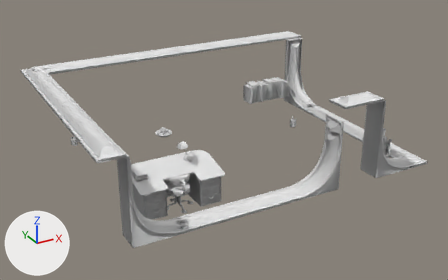
What one commit did to the glTF model www/models/iso_scenes/37.glb.
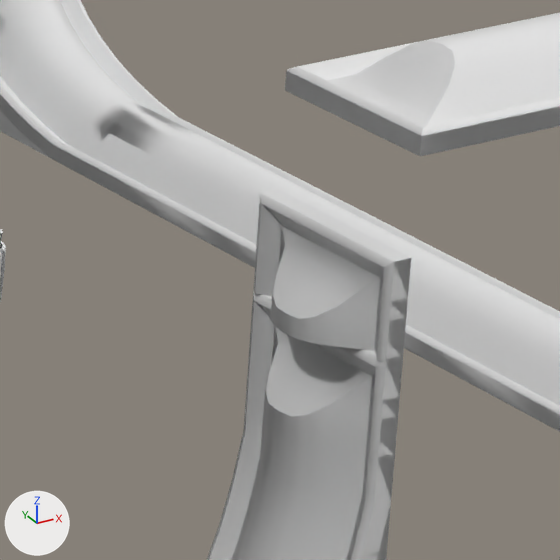
There are two pictures of each version: one whole from a 50 mm lens placed at (-5.04, -27.57, 13.63), pointed at (7.43, -4.89, 2.29), one close up on the part from 66% to 81% of the width and 33% to 56% of the height. Lighting does not change. The marker at lower left points along +X, +Y and +Z. Materials are left out; every surface is plain grey. Where no turn or scale is listed for an object, it has been applied to the vertices. Vertices at the same position are counted once.

The first close-up shows 'colored'.
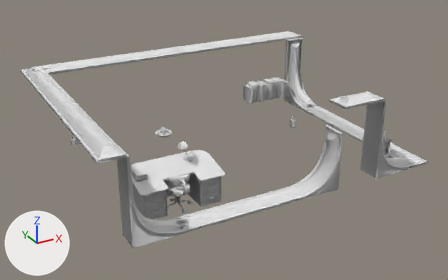
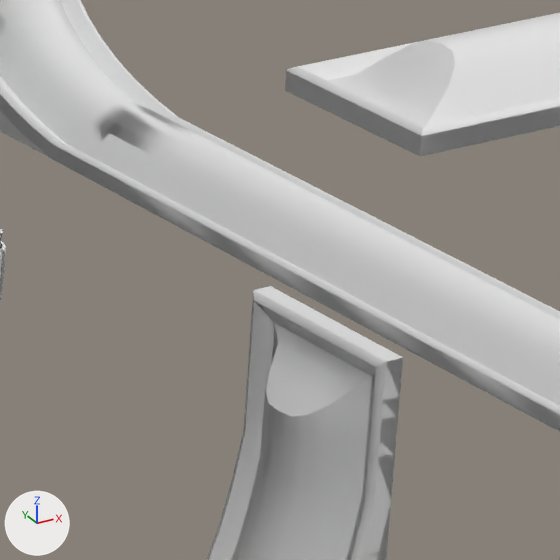
Edits to the scene script, one JSON object a line:
```json
{"block": "me_mesh_0", "where": "# used by ob_colored; location = (0.0, 0.0, 0.0)"}
{"op": "remove", "block": "me_mesh_0", "code": "me_mesh_0.from_pydata(...)  # 27007 vertices, 55117 faces; spans x 0.0..15.0, y -10.0..1.0, z 1.0..5.3"}
{"op": "add", "block": "me_mesh_0", "code": "me_mesh_0.from_pydata(...)  # 26871 vertices, 54839 faces; spans x 0.0..15.0, y -10.0..1.0, z 1.0..5.3"}
{"block": "me_mesh_0", "change": "me_mesh_0 part 1"}
{"block": "me_mesh_0", "change": "136 vertices are removed from x 9.7..10.0, y -10.0..-9.0, z 4.0..4.5"}
{"block": "me_mesh_0", "change": "278 faces are deleted"}
```

Boxes (x1, y1, x2, y2) around the edits, measured in the close-ups (560 x 560 px):
```json
{"part": 1, "of": "me_mesh_0", "change": "deleted", "before": [253, 189, 411, 362]}
```
